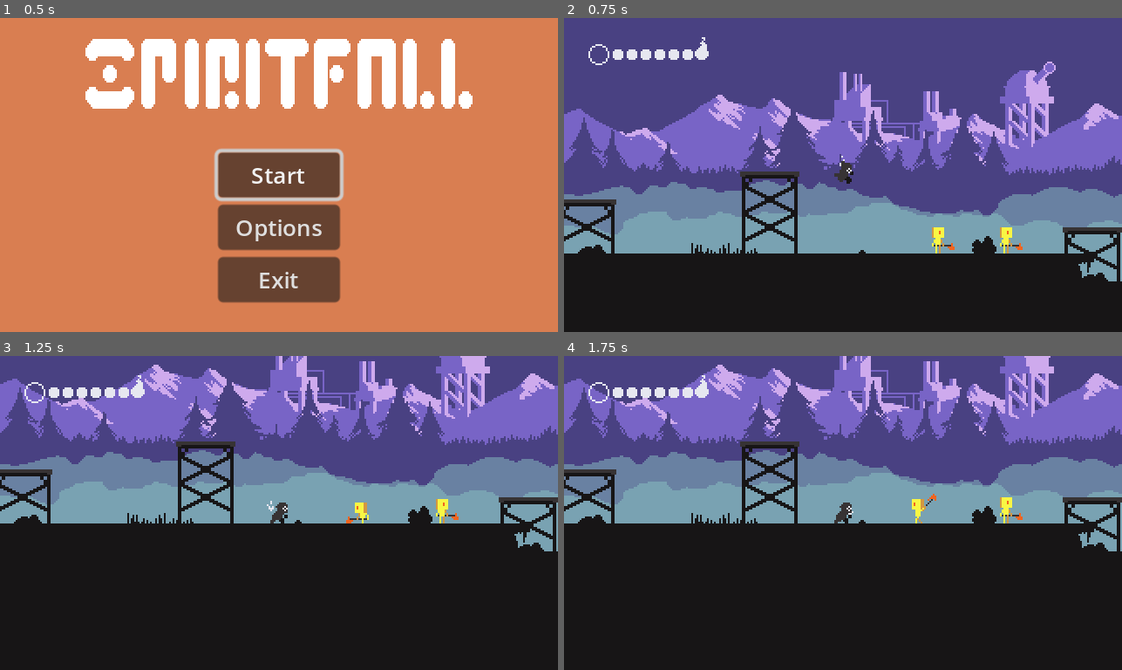
Above: before the commit, frames 1-4 (two rows, left to right).
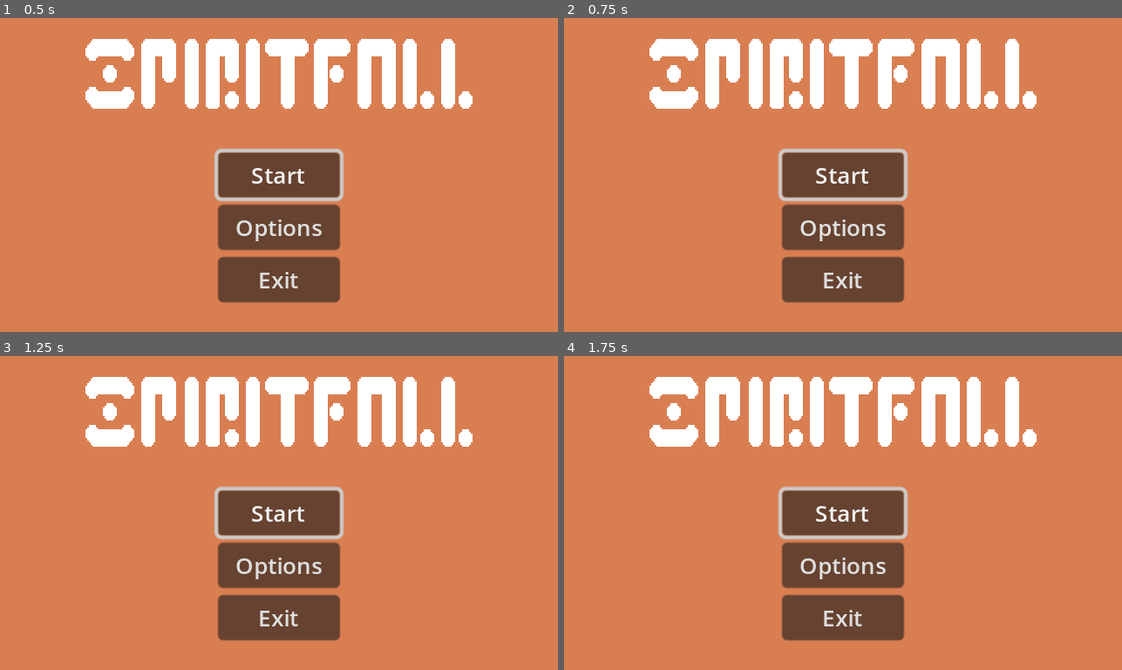
Above: after the commit, the same moments.

Repository: Gabrijel-Cobanov/SpiritFall
Game: Godot game, scene res://Scenes/Menus/MainMenu.tscn
Two runs of this game, one before a commit and one after it. Both use one fixed random seed, a clock stepped at 60 frames per second and the inputs below.
Inputs (mouse positions are in pixels of both pictures, inside the frame that each line leads up to):
- Up to frame 1 (0.5 s): no input
- Up to frame 2 (0.75 s): click "Start" at 0.5 s
- Up to frame 3 (1.25 s): no input
- Up to frame 4 (1.75 s): click (843, 513) at 1.25 s, where only the run after the commit has a clickable "Start"

Frame 1 is identical in both runs. In frame 2, 100% of the frame differs, in the area x 0-100%, y 0-100%; in frame 3, 100%; in frame 4, 100%.

Commit message:
Made an autoload that handles switching scenes and fades the screen to and from black
Also made the exit button actually exit the game, which is pretty cool

Diff:
--- /dev/null
+++ b/Scenes/Autoloads/SceneTransitionManager.gd
@@ -0,0 +1,12 @@
+extends CanvasLayer
+
+@onready var animation_player = $AnimationPlayer
+
+func Transition_To_Scene(scene_path: String):
+	animation_player.play("fade_to_black")
+	await animation_player.animation_finished
+	get_tree().change_scene_to_file(scene_path)
+	get_tree().paused = true
+	animation_player.play_backwards("fade_to_black")
+	await  animation_player.animation_finished
+	get_tree().paused = false
--- /dev/null
+++ b/Scenes/Autoloads/SceneTransitionManager.tscn
@@ -0,0 +1,42 @@
+[gd_scene load_steps=4 format=3 uid="uid://cj0xgcjql1eg"]
+
+[ext_resource type="Script" path="res://Scenes/Autoloads/SceneTransitionManager.gd" id="1_doo80"]
+
+[sub_resource type="Animation" id="Animation_hn68y"]
+resource_name = "fade_to_black"
+length = 0.1
+tracks/0/type = "value"
+tracks/0/imported = false
+tracks/0/enabled = true
+tracks/0/path = NodePath("ColorRect:modulate")
+tracks/0/interp = 1
+tracks/0/loop_wrap = true
+tracks/0/keys = {
+"times": PackedFloat32Array(0, 0.1),
+"transitions": PackedFloat32Array(1, 1),
+"update": 0,
+"values": [Color(1, 1, 1, 0), Color(1, 1, 1, 1)]
+}
+
+[sub_resource type="AnimationLibrary" id="AnimationLibrary_7h3yp"]
+_data = {
+"fade_to_black": SubResource("Animation_hn68y")
+}
+
+[node name="SceneTransitionManager" type="CanvasLayer"]
+process_mode = 3
+script = ExtResource("1_doo80")
+
+[node name="ColorRect" type="ColorRect" parent="."]
+modulate = Color(1, 1, 1, 0)
+anchors_preset = 15
+anchor_right = 1.0
+anchor_bottom = 1.0
+grow_horizontal = 2
+grow_vertical = 2
+color = Color(0, 0, 0, 1)
+
+[node name="AnimationPlayer" type="AnimationPlayer" parent="."]
+libraries = {
+"": SubResource("AnimationLibrary_7h3yp")
+}
--- a/Scripts/UI/Menus/MainMenu.gd
+++ b/Scripts/UI/Menus/MainMenu.gd
@@ -1,12 +1,18 @@
 extends Control
 
-@onready var start_button = $Buttons/Start
+@onready var start_button: Button = $Buttons/Start
+@onready var exit_button = $Buttons/Exit
+
 
 var counter = 1
 
 func _ready():
 	start_button.grab_focus()
 	start_button.pressed.connect(On_Start_Button_Pressed)
+	exit_button.pressed.connect(On_Exit_Pressed)
 
 func On_Start_Button_Pressed():
-	get_tree().change_scene_to_file("res://Scenes/Gameplay.tscn")
+	SceneTransitionManager.Transition_To_Scene("res://Scenes/Gameplay.tscn")
+
+func On_Exit_Pressed():
+	get_tree().quit()
--- a/Scripts/UI/Menus/PauseMenu.gd
+++ b/Scripts/UI/Menus/PauseMenu.gd
@@ -25,4 +25,4 @@
 
 func On_Quit_Pressed():
 	get_tree().paused = false
-	get_tree().change_scene_to_file("res://Scenes/Menus/MainMenu.tscn")
+	SceneTransitionManager.Transition_To_Scene("res://Scenes/Menus/MainMenu.tscn")
--- a/project.godot
+++ b/project.godot
@@ -14,6 +14,10 @@
 run/main_scene="res://Scenes/Menus/MainMenu.tscn"
 config/features=PackedStringArray("4.2", "Forward Plus")
 config/icon="res://icon.svg"
+
+[autoload]
+
+SceneTransitionManager="*res://Scenes/Autoloads/SceneTransitionManager.tscn"
 
 [display]
 
